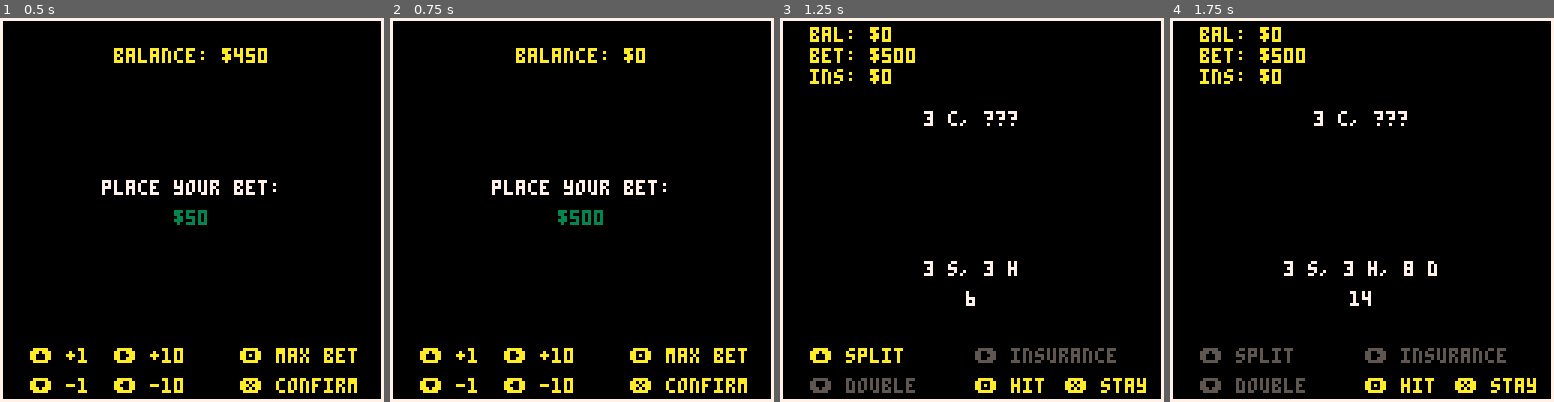
Above: before the commit, frames 1-4 (left to right).
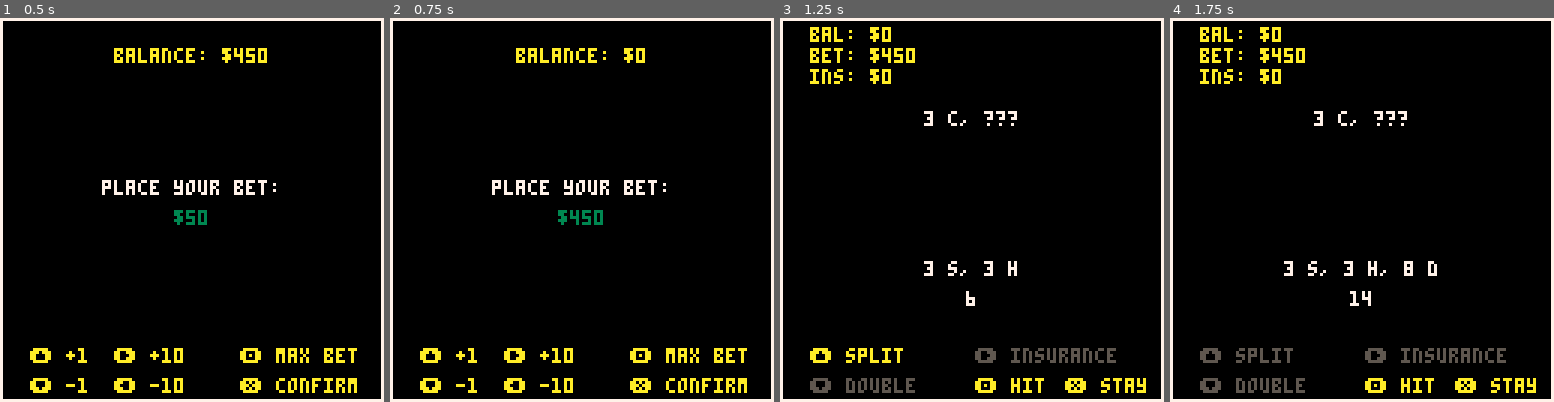
Above: after the commit, the same moments.

Repository: l4nk332/pico_blackjack
Game: PICO-8 cartridge black_jack.p8
The game is run twice, just before and just after one commit, with the same random seed, the same clock (stepped at 60 frames per second) and the same inputs.
Inputs:
- Up to frame 1 (0.5 s): tap X (X key) at 0.33 s
- Up to frame 2 (0.75 s): tap O (Z key) at 0.7 s
- Up to frame 3 (1.25 s): tap X (X key) at 1.07 s
- Up to frame 4 (1.75 s): hold Right from 1.6 s (still down); tap O (Z key) at 1.7 s

Frame 1 is identical in both runs. In frame 2, less than 0.1% of the frame differs, in the area x 46-53%, y 50-54%; in frame 3, less than 0.1%; in frame 4, less than 0.1%.

Commit message:
Finish game loop to get update logic for settlement into blinds

Diff:
--- a/black_jack.p8
+++ b/black_jack.p8
@@ -30,7 +30,9 @@
 balance = 450
 wager = 50
 insurance = 0
+insurance_applies = false
 is_double_down = false
+did_win = nil
 
 -- utils
 function hcenter(s)
@@ -131,7 +133,7 @@
     balance += amt
   elseif btnp(4) then
     amt = min(max_bet, balance)
-    wager += amt
+    wager = amt
     balance -= amt
   end
 end
@@ -166,7 +168,28 @@
 end
 
 function update_settlement_phase()
-  if btnp(5) then reset_play() end
+  if btnp(5) then
+    if did_win == true then
+      balance += (wager * 2) - insurance
+    elseif did_win == false then
+      if insurance_applies and insurance > 0 then
+        balance += insurance * 2
+      else
+        local next_wager = wager
+        if is_double_down then
+          next_wager = flr(wager / 2)
+        end
+        next_wager = min(next_wager, balance)
+
+        -- we do this to set up for next blinds
+        wager = next_wager
+        balance -= next_wager
+      end
+    else
+      balance += wager + insurance
+    end
+    reset_play()
+  end
 end
 
 function update_phase()
@@ -300,9 +323,7 @@
   local p_hand_val = value_of_hand(p_hand)
   local d_hand_val = value_of_hand(d_hand)
   local result_phrase = ''
-  local used_insurance = false
   local reveal_dealer = true
-  local did_win
 
   if p_hand_val > 21 then
     result_phrase = 'you busted'
@@ -324,7 +345,7 @@
     if d_hand_val == 21 then
       result_phrase = "house wins with blackjack"
       if #d_hand == 2 then
-        used_insurance = true
+        insurance_applies = true
       end
     else
       result_phrase = 'house topped you'
@@ -338,7 +359,7 @@
       elseif #d_hand == 2 and #p_hand > 2 then
         result_phrase = "house natural beats soft 21"
         did_win = false
-        used_insurance = true
+        insurance_applies = true
       else
         result_phrase = "it's a push"
         did_win = nil
@@ -357,13 +378,13 @@
     amt_str = '$0'
   elseif did_win then
     result_clr = 3
-    amt_str = '+$'..tostr(wager)
+    amt_str = '+$'..tostr((wager * 2) - insurance)
   else
     result_clr = 8
     amt_str = '-$'..tostr(wager + insurance)
   end
 
-  if used_insurance and insurance > 0 then
+  if insurance_applies and insurance > 0 then
     result_clr = 7
     amt_str = "$0 - insured"
   end
